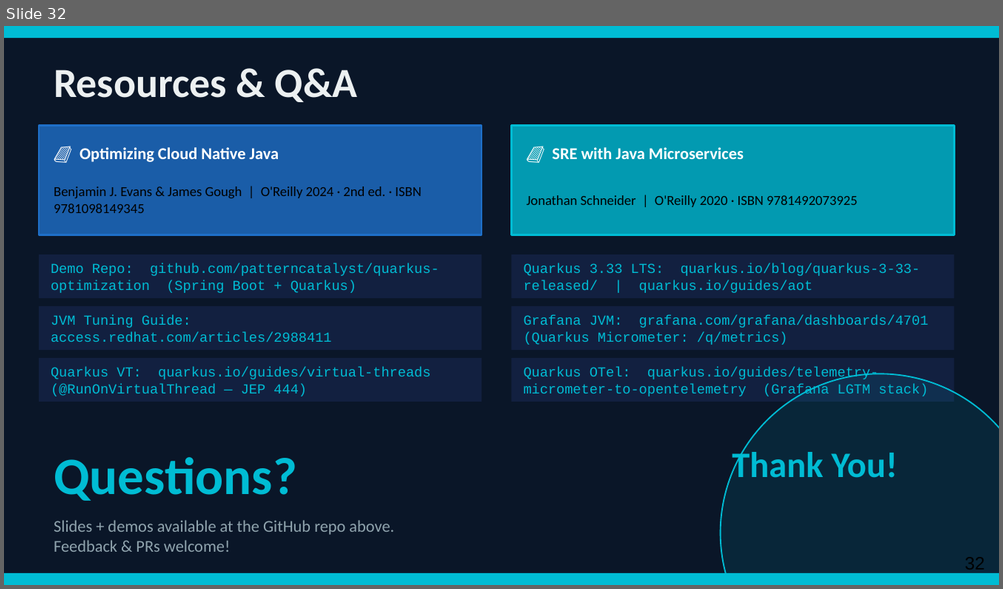
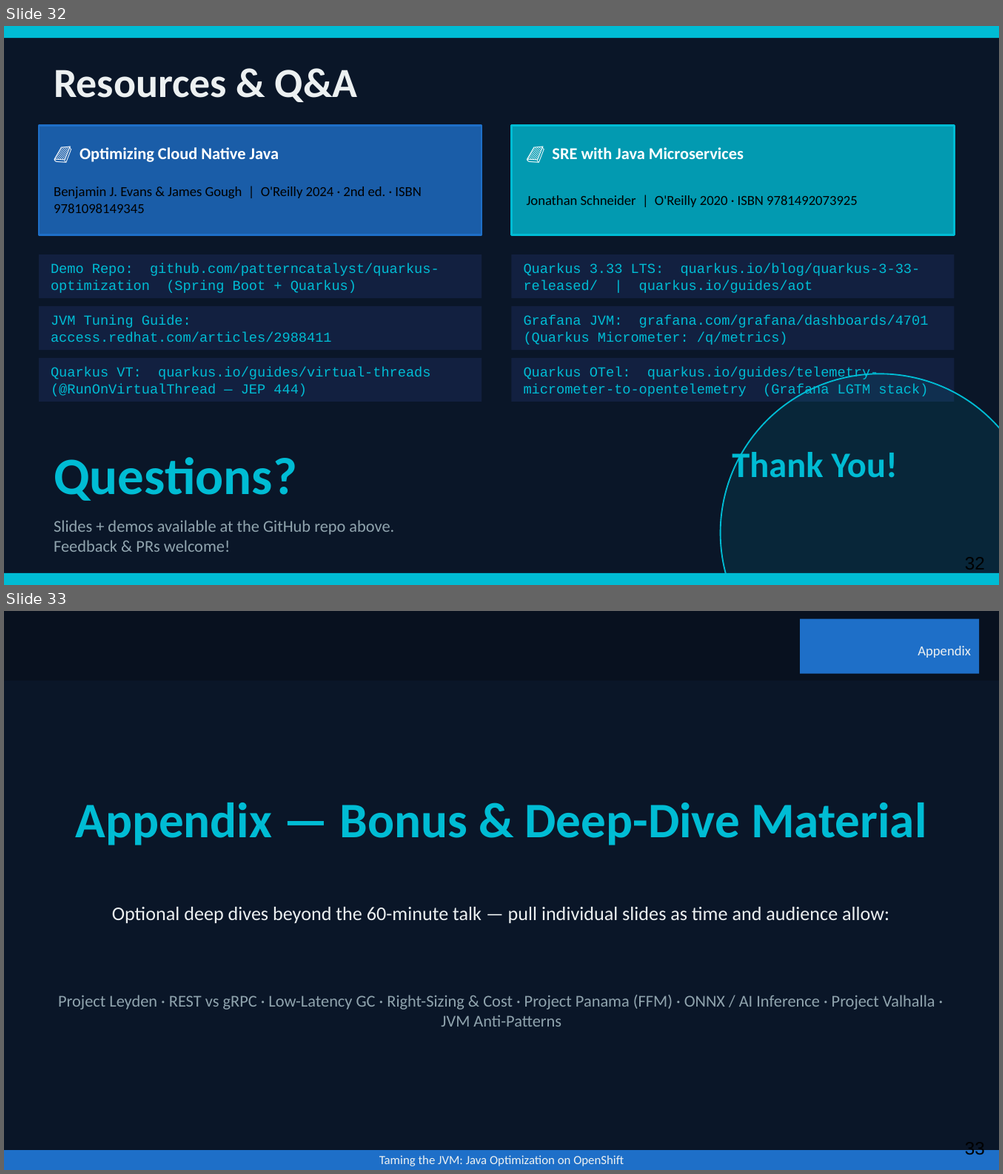
Before and after one commit to patterncatalyst/quarkus-optimization, a slide deck: presentation/optimizing-quarkus-on-kubernetes.pptx. Shown one above the other, each under a label of ours: slide 32 before the commit, slides 32 and 33 after it. The pictures are 1003x589 and 1003x1174 pixels, drawn with LibreOffice and Linux fonts; fonts in the diff are those of the drawing. Boxes give left, top, right and bottom in pixels: in the first picture for what was removed or moved away, otherwise in the second. Text is boxed around its words. In the diff, an @@ line names an element or a change of style, - is before the commit and + after.

```diff
--- a/presentation/optimizing-quarkus-on-kubernetes.pptx
+++ b/presentation/optimizing-quarkus-on-kubernetes.pptx
@@ slide 33 added at (4,611,999,1170), background #0A1628 @@
@@ rectangle added at (4,611,999,681), fill #08111F @@
@@ rectangle added at (800,619,979,674), fill #1E6FC8, 10 pt, text #ECF0F1 @@
+Appendix
@@ text added at (75,803,926,846), 36 pt, text #00BCD4, bold @@
+Appendix — Bonus & Deep-Dive Material
@@ text added at (112,907,889,924), 14 pt, text #ECF0F1 @@
+Optional deep dives beyond the 60-minute talk — pull individual slides as time and audience allow:
@@ text added at (58,995,935,1027), 12 pt, text #90A4AE @@
+Project Leyden · REST vs gRPC · Low-Latency GC · Right-Sizing & Cost · Project Panama (FFM) · ONNX / AI Inference · Project Valhalla · JVM Anti-Patterns
@@ rectangle added at (4,1150,999,1170), fill #1E6FC8 @@
@@ text added at (379,1156,623,1167), 9 pt, text #ECF0F1 @@
+Taming the JVM: Java Optimization on OpenShift
@@ page number added at (965,1150,984,1159), 13 pt, text #000000 @@
+33
```
Also in this commit, not shown: 1 other file.
